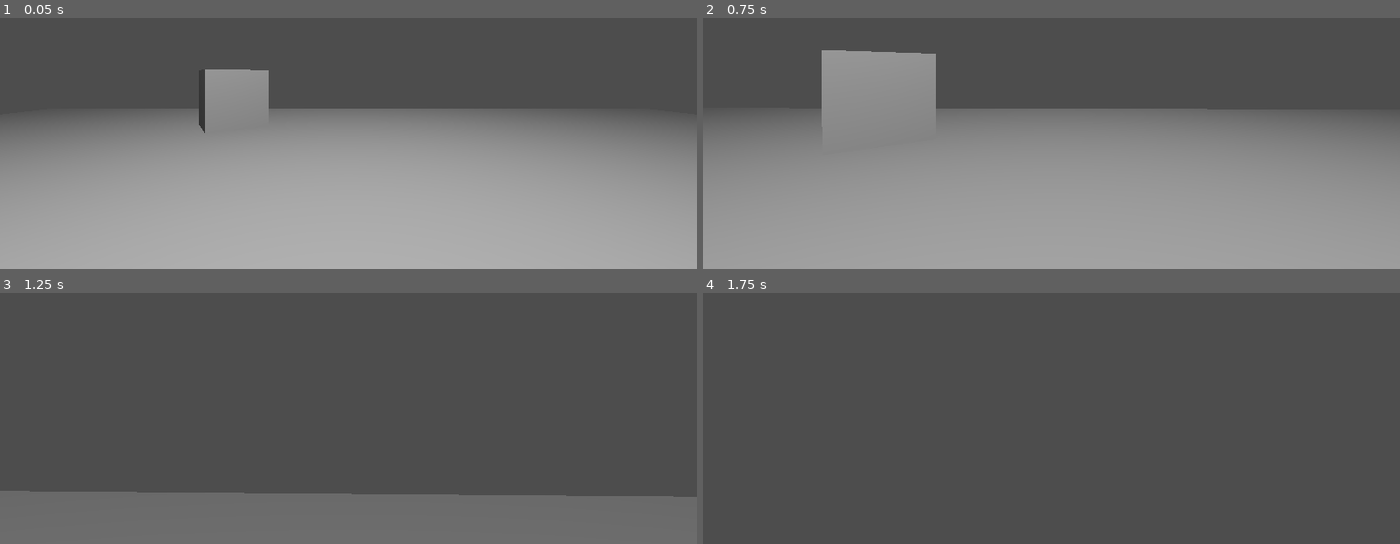
Above: before the commit, frames 1-4 (two rows, left to right).
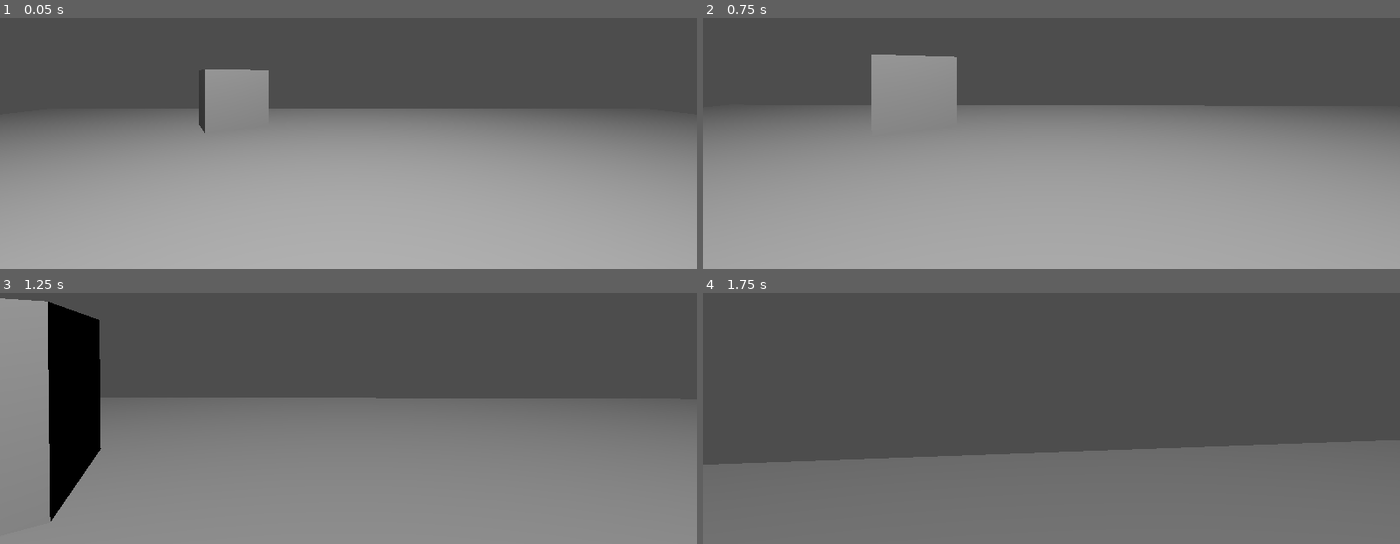
Above: after the commit, the same moments.

Repository: Raphalex46/TheBloodyRaise
Game: Godot game, scene res://test_scenes/player_test.tscn
Two runs of this game, one before a commit and one after it. Both use one fixed random seed, a clock stepped at 60 frames per second and the inputs below. This scene is started directly instead of the project's main scene.
Inputs (mouse positions are in pixels of both pictures, inside the frame that each line leads up to):
- Up to frame 1 (0.05 s): no input
- Up to frame 2 (0.75 s): tap Enter at 0.5 s; move the mouse to (1044, 80) at 0.52 s; hold W (move_forwards) from 0.53 s (still down)
- Up to frame 3 (1.25 s): keep holding W (move_forwards)
- Up to frame 4 (1.75 s): keep holding W (move_forwards); move the mouse to (1100, 353) at 1.27 s

Frame 1 is identical in both runs. In frame 2, 3.2% of the frame differs, in the area x 17-79%, y 12-41%; in frame 3, 63%, in the area x 0-100%, y 2-100%; in frame 4, 36%.

Commit message:
gameplay: reduce collision radius of player and reduce default walking speed

Diff:
--- a/entities/characters/player/player.tscn
+++ b/entities/characters/player/player.tscn
@@ -3,6 +3,7 @@
 [ext_resource type="Script" uid="uid://bydlk6tr3yusg" path="res://entities/characters/player/player_controller.gd" id="1_jiqs4"]
 
 [sub_resource type="CapsuleShape3D" id="CapsuleShape3D_jiqs4"]
+radius = 0.3
 
 [node name="Player" type="CharacterBody3D"]
 script = ExtResource("1_jiqs4")
--- a/entities/characters/player/player_controller.gd
+++ b/entities/characters/player/player_controller.gd
@@ -6,7 +6,7 @@
 # (https://github.com/rbarongr/GodotFirstPersonController) which is under the
 # CC0-1.0 license.
 
-@export var speed: float = 10 # Walking speed
+@export var speed: float = 5 # Walking speed
 @export var acceleration: float = 100 # Walking acceleration
 
 @onready var camera : Camera3D = $Camera # Camera node
